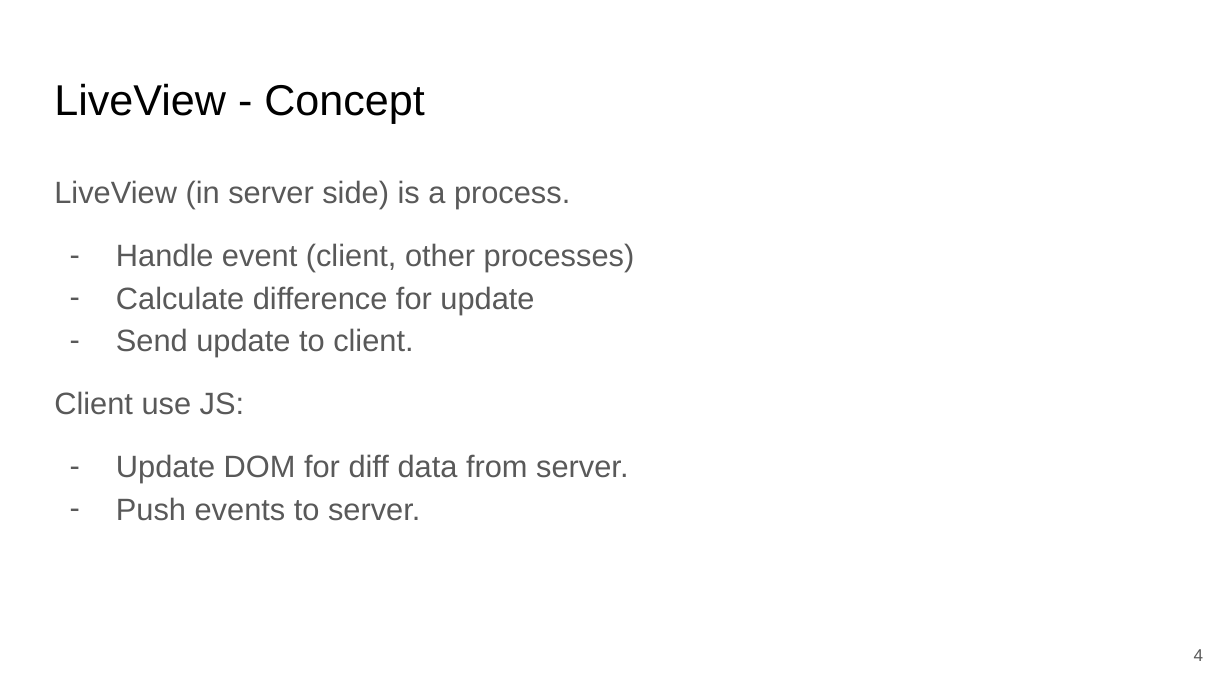
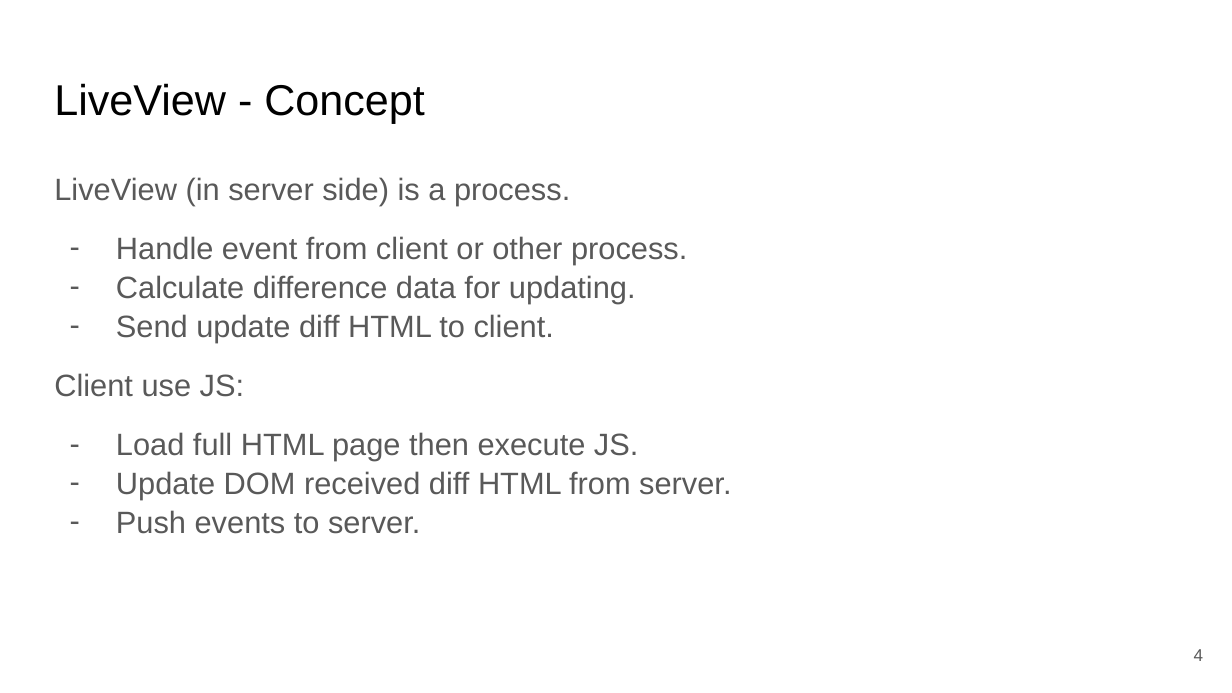
Before and after one commit to ohhi-vn/live_pub_demo, a slide deck: slide 4 of slide/Phoenix LiveView & Pubsub for Realtime & Scalable web app.pptx. Drawn at 1232x693 pixels with LibreOffice and Linux fonts; fonts in the diff are those of the drawing. Boxes give left, top, right and bottom in pixels: in the first picture for what was removed or moved away, otherwise in the second. Text is boxed around its words. In the diff, an @@ line names an element or a change of style, - is before the commit and + after.

```diff
--- a/slide/Phoenix LiveView & Pubsub for Realtime & Scalable web app.pptx
+++ b/slide/Phoenix LiveView & Pubsub for Realtime & Scalable web app.pptx
@@ text at (54,177,570,534): line spacing 1.15 to 1.05 @@
@@ text at (116,236,687,342): text changed @@
-– Handle event (client, other processes)
-– Calculate difference for update
-– Send update to client.
+– Handle event from client or other process.
+– Calculate difference data for updating.
+– Send update diff HTML to client.
@@ text at (116,432,731,500): text changed @@
-– Update DOM for diff data from server.
+– Load full HTML page then execute JS.
+– Update DOM received diff HTML from server.
```
Also in this commit, not shown: 10 other slides changed, 1 slide added.
